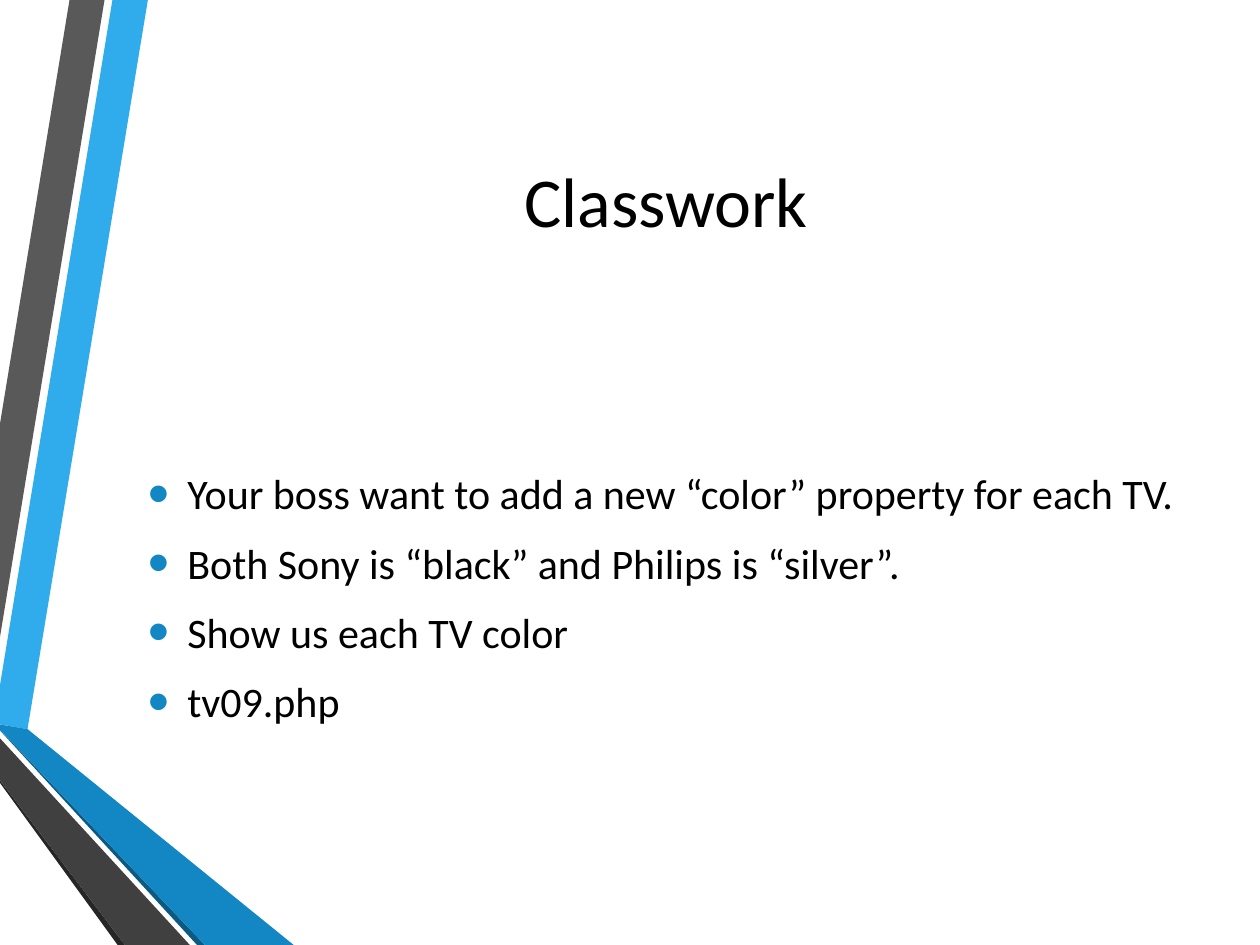
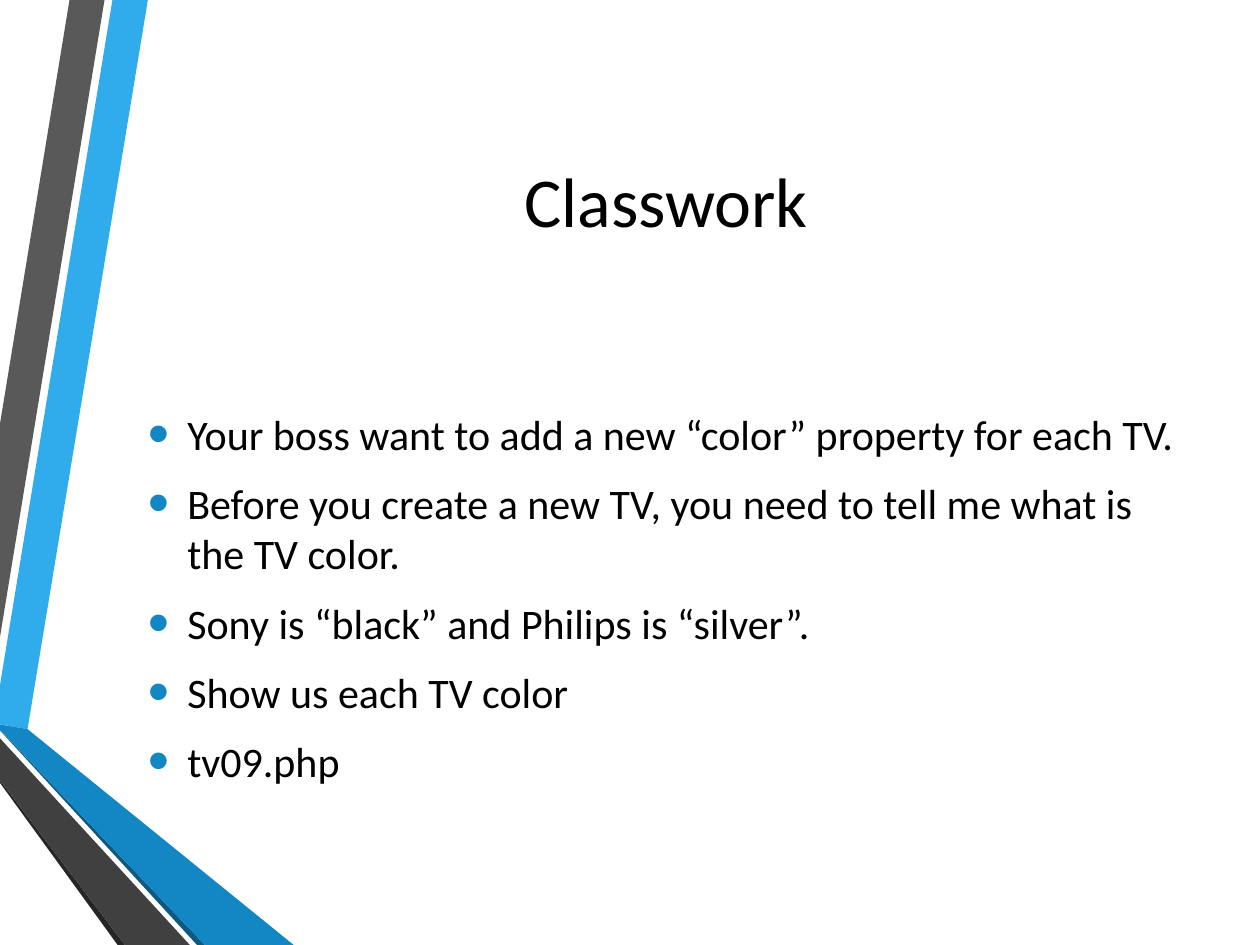
Before and after one commit to hatted/fevaworks-php, a slide deck: slide 14 of php-fw7/lesson7a-tv.pptx. Drawn at 1260x945 pixels with LibreOffice and Linux fonts; fonts in the diff are those of the drawing; background and template pictures are left out. Boxes give left, top, right and bottom in pixels: in the first picture for what was removed or moved away, otherwise in the second. Text is boxed around its words. In the diff, an @@ line names an element or a change of style, - is before the commit and + after.

```diff
--- a/php-fw7/lesson7a-tv.pptx
+++ b/php-fw7/lesson7a-tv.pptx
@@ text at [187, 489, 1132, 646]: text changed @@
-• Both Sony is “black” and Philips is “silver”.
+• Before you create a new TV, you need to tell me what is the TV color.
+• Sony is “black” and Philips is “silver”.
```
Also in this commit, not shown: 11 other slides changed, 2 other files.
